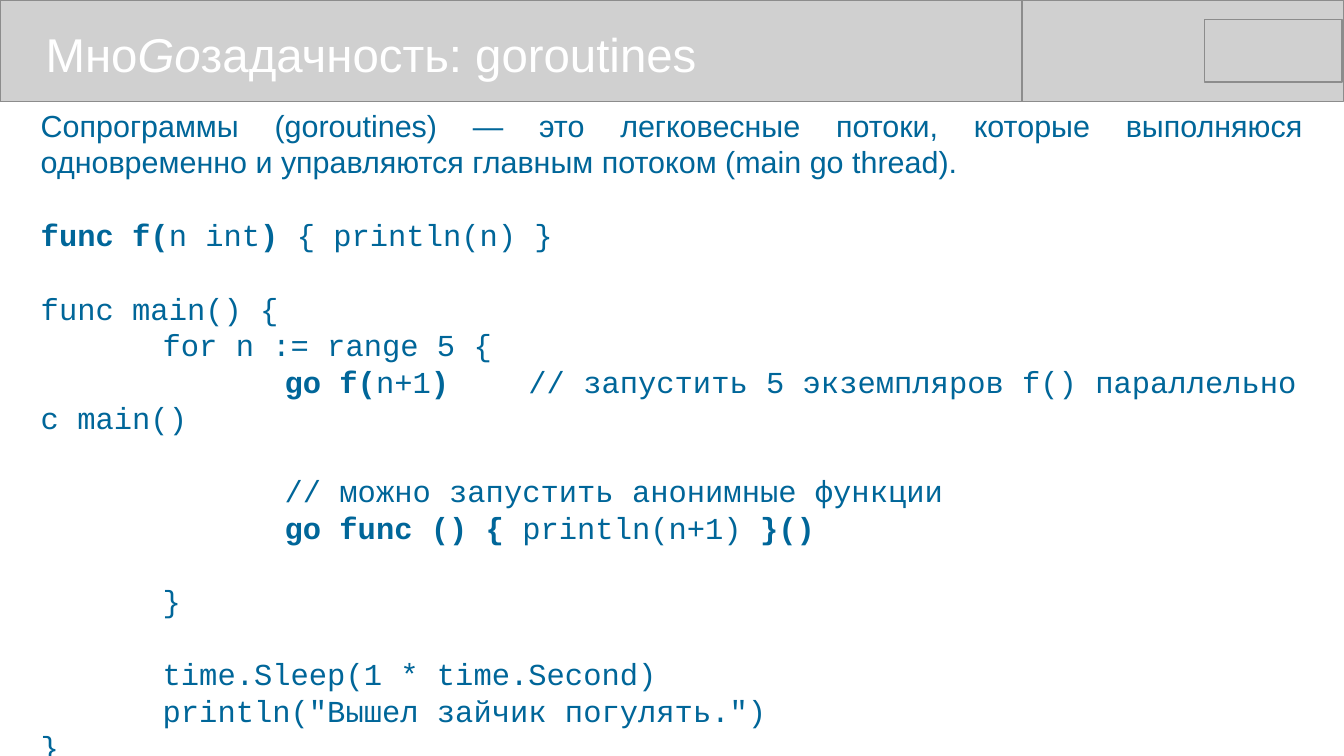
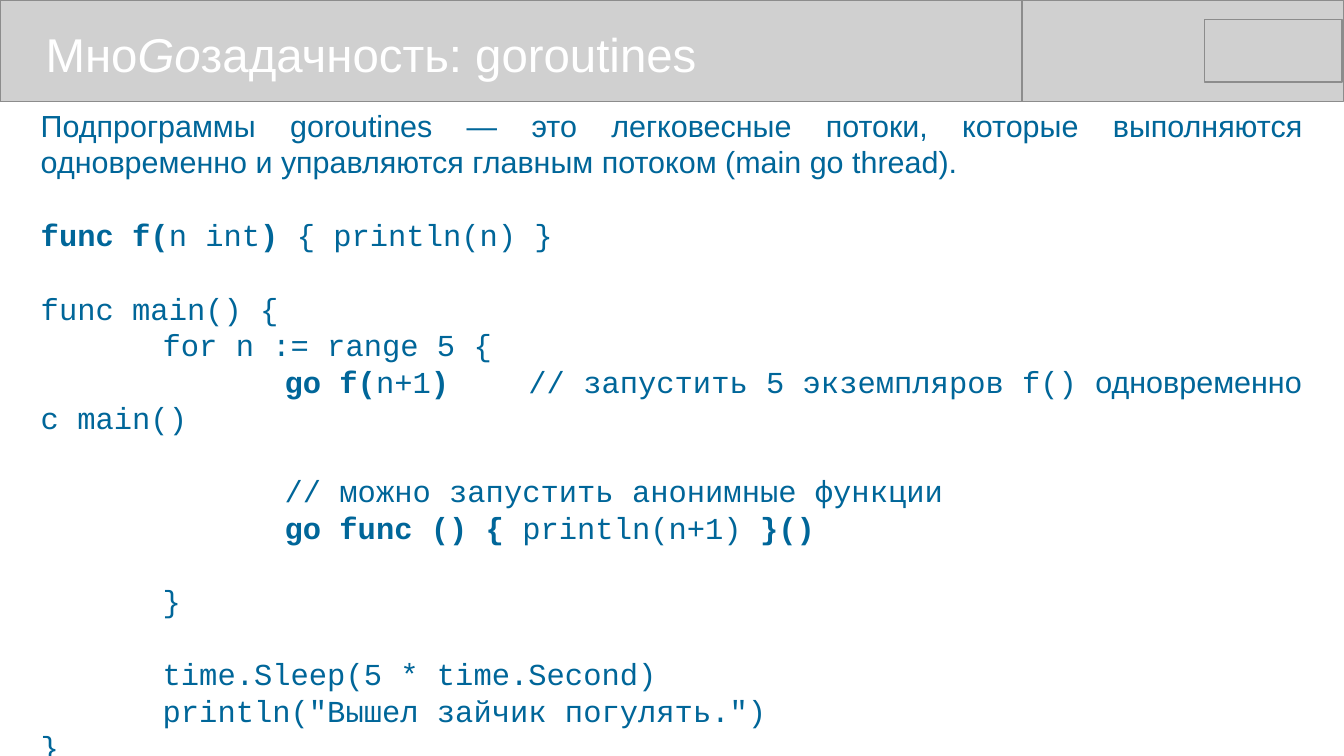
Before and after one commit to mike-shock/Go_language, a slide deck: slide 39 of Go_Preview.odp. Drawn at 1344x756 pixels with LibreOffice and Linux fonts; fonts in the diff are those of the drawing; grey boxes stand for pictures. Boxes give left, top, right and bottom in pixels: in the first picture for what was removed or moved away, otherwise in the second. Text is boxed around its words. In the diff, an @@ line names an element or a change of style, - is before the commit and + after.

```diff
--- a/Go_Preview.odp
+++ b/Go_Preview.odp
@@ text at <box>41,115,1078,179</box>: text changed @@
-Сопрограммы (goroutines) — это легковесные потоки, которые выполняюся одновременно и управляются главным потоком (main go thread).
+Подпрограммы goroutines — это легковесные потоки, которые выполняются одновременно и управляются главным потоком (main go thread).
@@ text at <box>285,371,1301,400</box>: text changed @@
-go f(n+1) // запустить 5 экземпляров f() параллельно c main()
+go f(n+1) // запустить 5 экземпляров f() одновременно c main()
@@ text at <box>163,663,656,692</box>: text changed @@
-time.Sleep(1 * time.Second)
+time.Sleep(5 * time.Second)
```
Also in this commit, not shown: 10 other slides changed, 1 other file.
